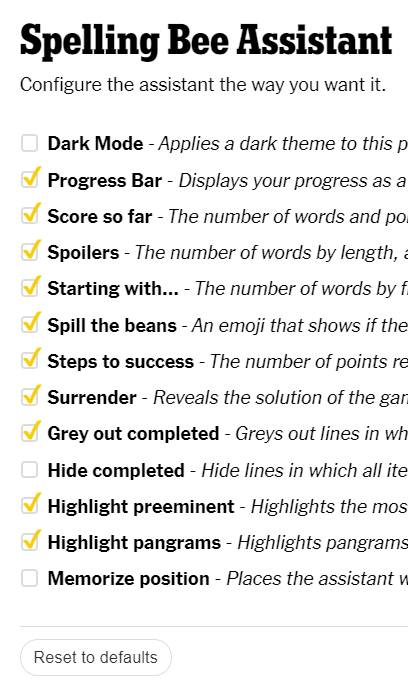
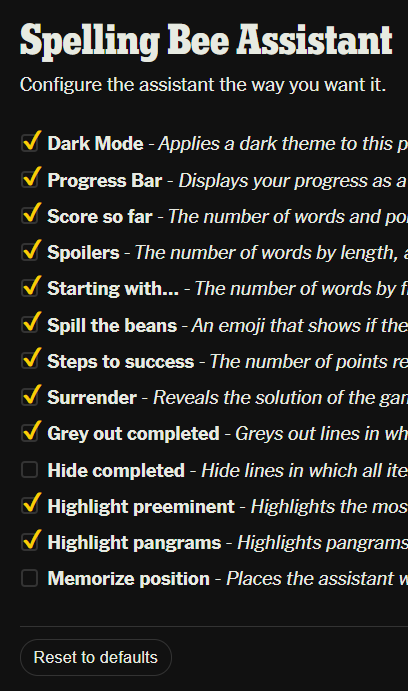
Layered file, before and after one edit (408 × 691). Changes by layer:
hid "light" over left=0, top=0, right=408, bottom=691
